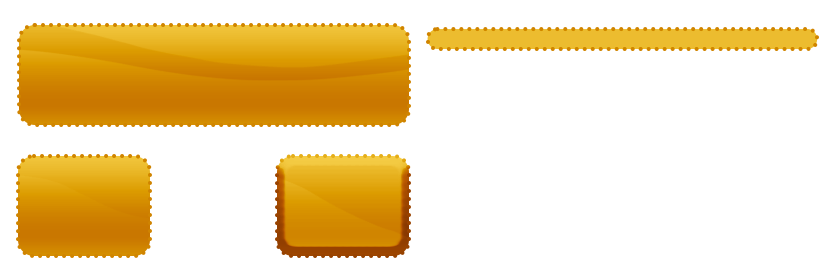
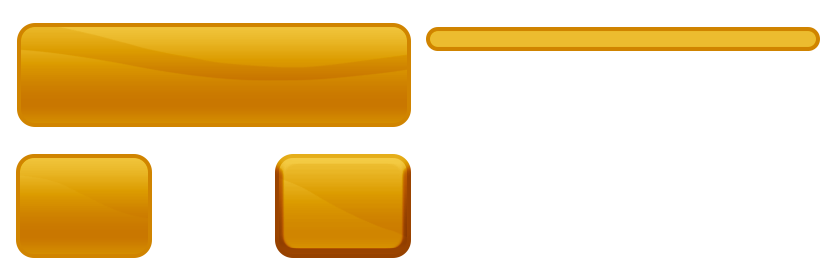
Comparing the layer stacks of the two 840px x 278px images. Changes:
painted on "Rectangle 1" (1st of 4, in "Group 2" › "Group 1 copy 2") over [275, 154, 411, 258]
painted on "Rectangle 1" (2nd of 4, in "Group 2" › "Group 1 copy") over [16, 154, 152, 258]
painted on "Rectangle 1" (3rd of 4, in "Group 2" › "Group 1 copy 3") over [426, 27, 820, 51]
painted on "Rectangle 1" (4th of 4, in "Group 2" › "Group 1") over [17, 23, 411, 127]
